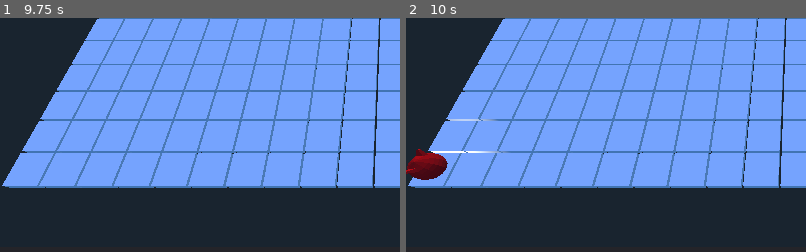
Above: before the commit, frames 1-2 (left to right).
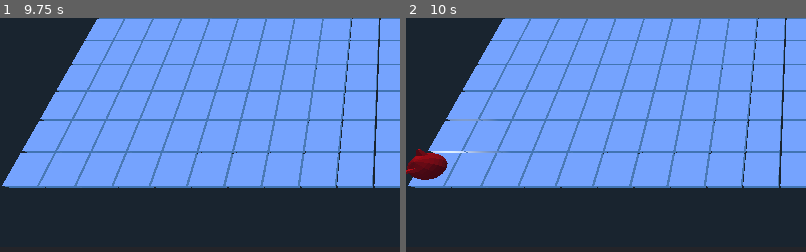
Above: after the commit, the same moments.

Repository: liampward/GodotTD
Game: Godot game, scene res://Scenes/Root.tscn
Same seed, same stepped clock (60 frames per second), same inputs: the game is played once before the commit and once after it.
Inputs (mouse positions are % of the whole screen's width and height, from its top left):
- Up to frame 1 (9.75 s): click (6, 87) at 0.52 s; type "12" at 0.6 s; click (6, 96) at 0.75 s; type "12" at 0.83 s; click (16, 87) at 0.98 s; type "12" at 1.07 s; click "SELL" at 1.25 s; click "TOWER" at 2 s; click "UPGRADE 1" at 2.75 s; click "UPGRADE 2" at 3.5 s; click "UPGRADE 3" at 4.25 s; click "SELL" at 5 s; click "TOWER" at 5.75 s; click "UPGRADE 1" at 6.5 s; click "UPGRADE 2" at 7.25 s; click "UPGRADE 3" at 8 s; click "SELL" at 8.75 s; click "TOWER" at 9.5 s
- Up to frame 2 (10 s): no input
The pictures show only the part of the screen within x 0-50%, y 31-81%; the shares and areas given below are measured in that part.

Frame 1 is identical in both runs. In frame 2, 0.2% of the frame differs, in the area x 6-25%, y 43-58%.
Error in both runs: Invalid get index 'tower' (on base: 'Nil'). (res://Scripts/Sell)

Commit message:
altered spawn patterns

Diff:
--- a/Scripts/Enemy Spawner.gd
+++ b/Scripts/Enemy Spawner.gd
@@ -29,6 +29,7 @@
 func SpawnWave(T):
 	for i in range(0,T):
 		Spawn()
+		yield(get_tree().create_timer(1.0), "timeout")
 
 func _on_EnemyTimer_timeout():
 	self.SpawnWave(3)
